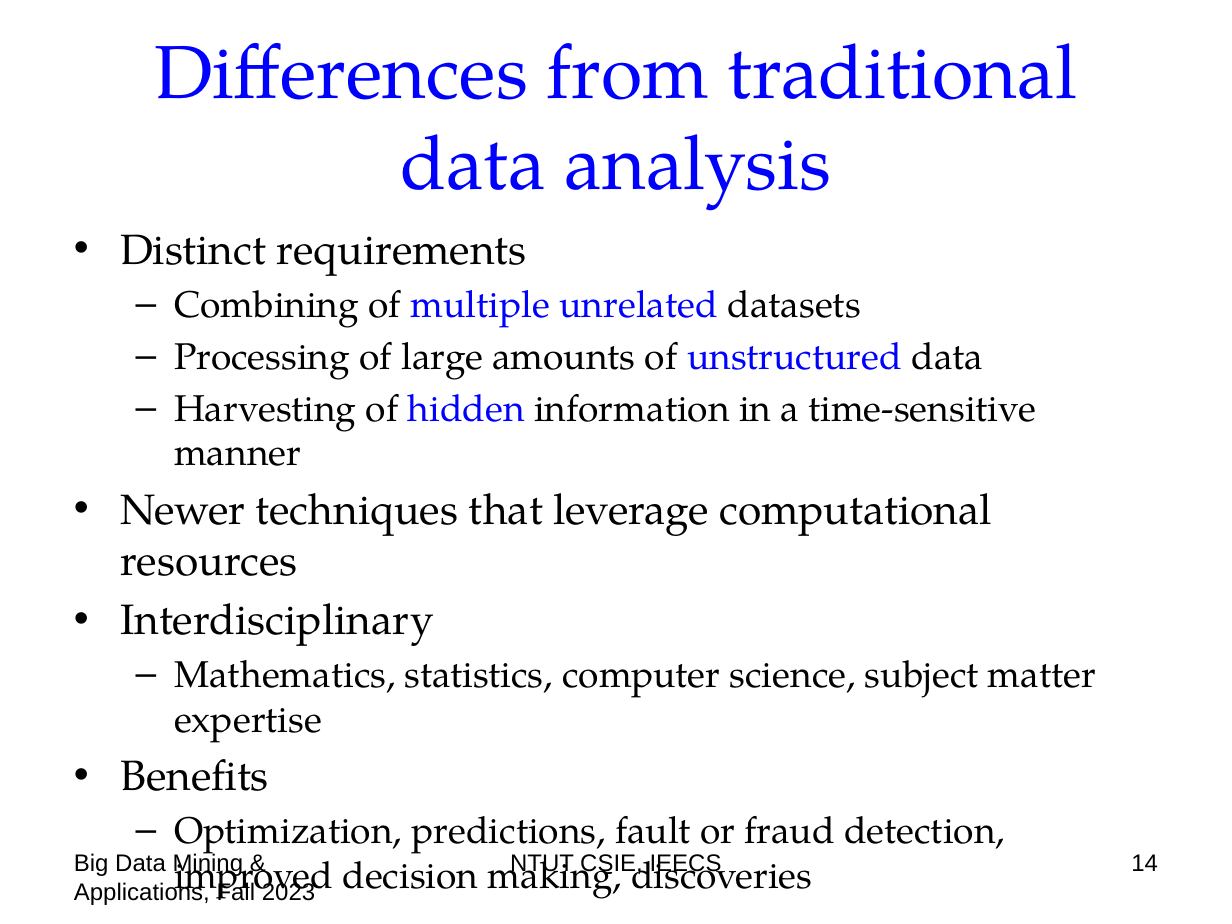
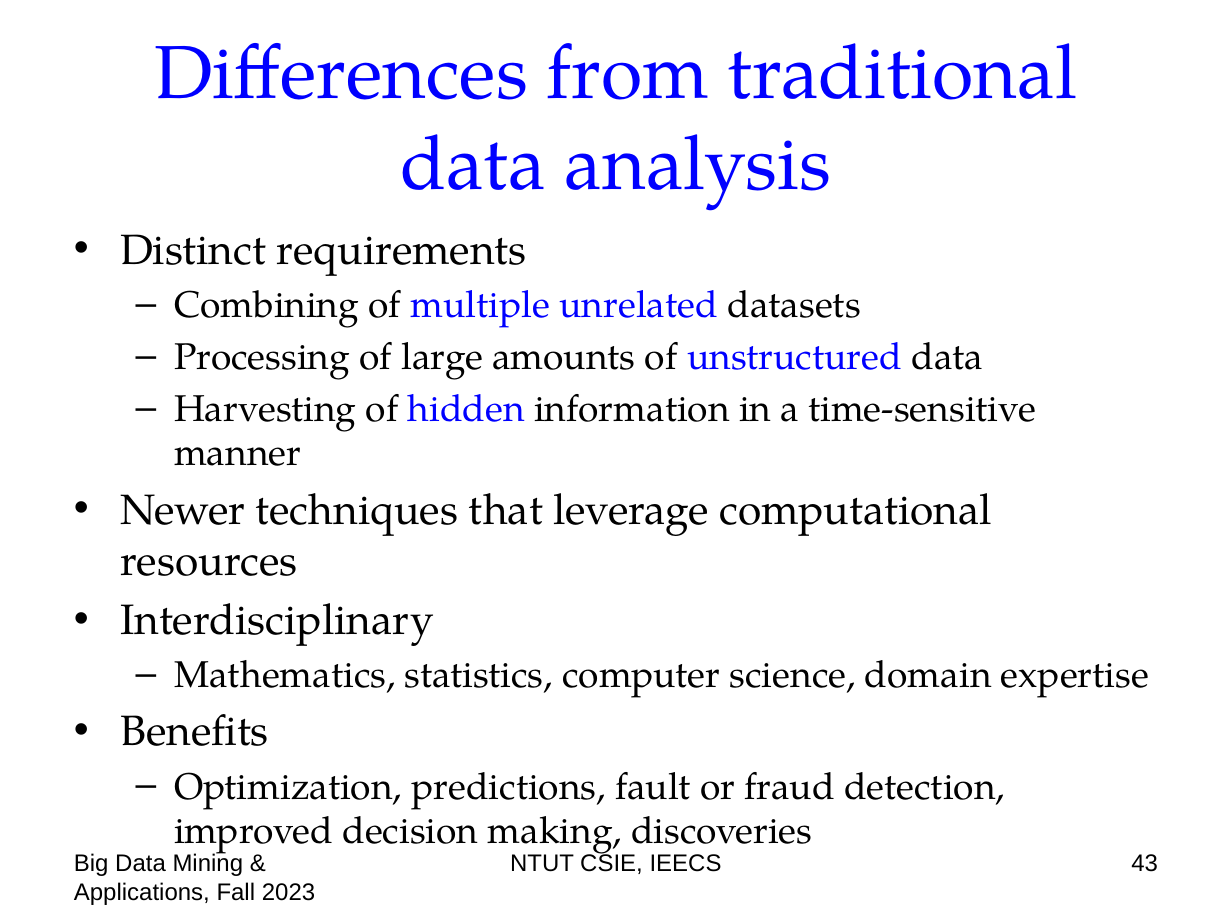
Before and after one commit to chriswjh/chriswjh.github.io, a slide deck: slide 43 of BDM/00-overview.pptx (slide 14 before the commit). Drawn at 1232x924 pixels with LibreOffice and Linux fonts; fonts in the diff are those of the drawing. Boxes give left, top, right and bottom in pixels: in the first picture for what was removed or moved away, otherwise in the second. Text is boxed around its words. In the diff, an @@ line names an element or a change of style, - is before the commit and + after.

```diff
--- a/BDM/00-overview.pptx
+++ b/BDM/00-overview.pptx
@@ text at (x1=174, y1=660, x2=1149, y2=698): text changed @@
-  – Mathematics, statistics, computer science, subject matter expertise
+  – Mathematics, statistics, computer science, domain expertise
@@ page number at (x1=1131, y1=854, x2=1158, y2=872): text changed @@
-14
+43
```
Also in this commit, not shown: 7 other slides changed, 1 other file.
